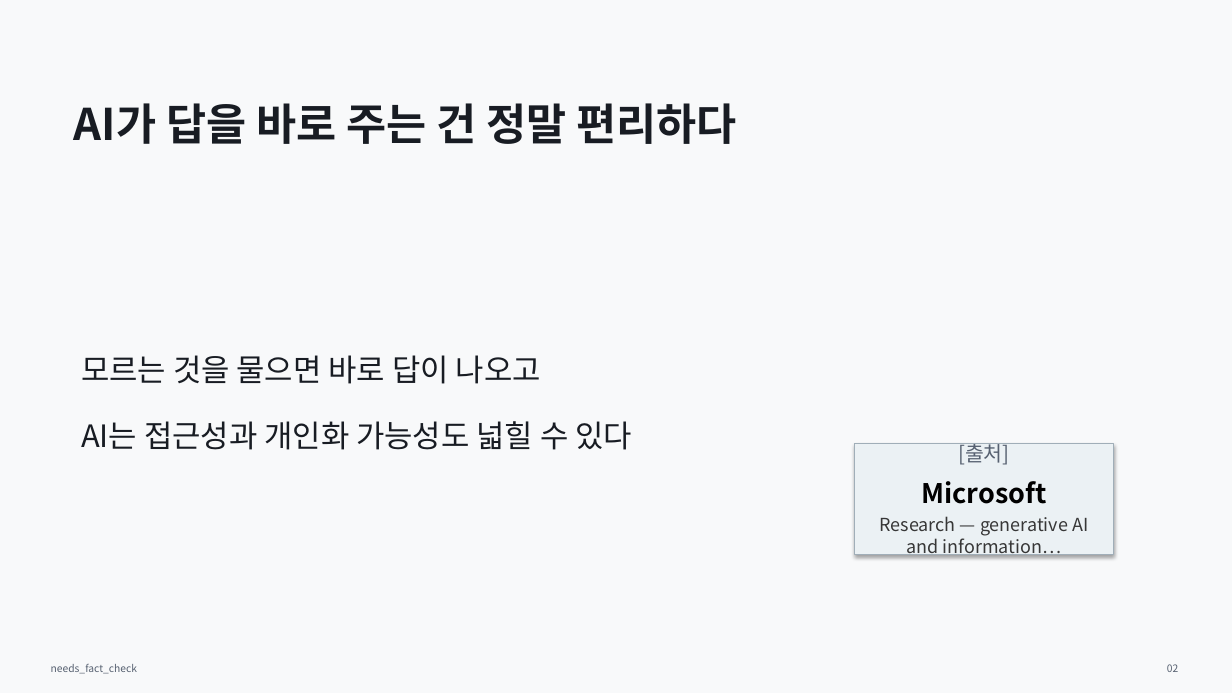
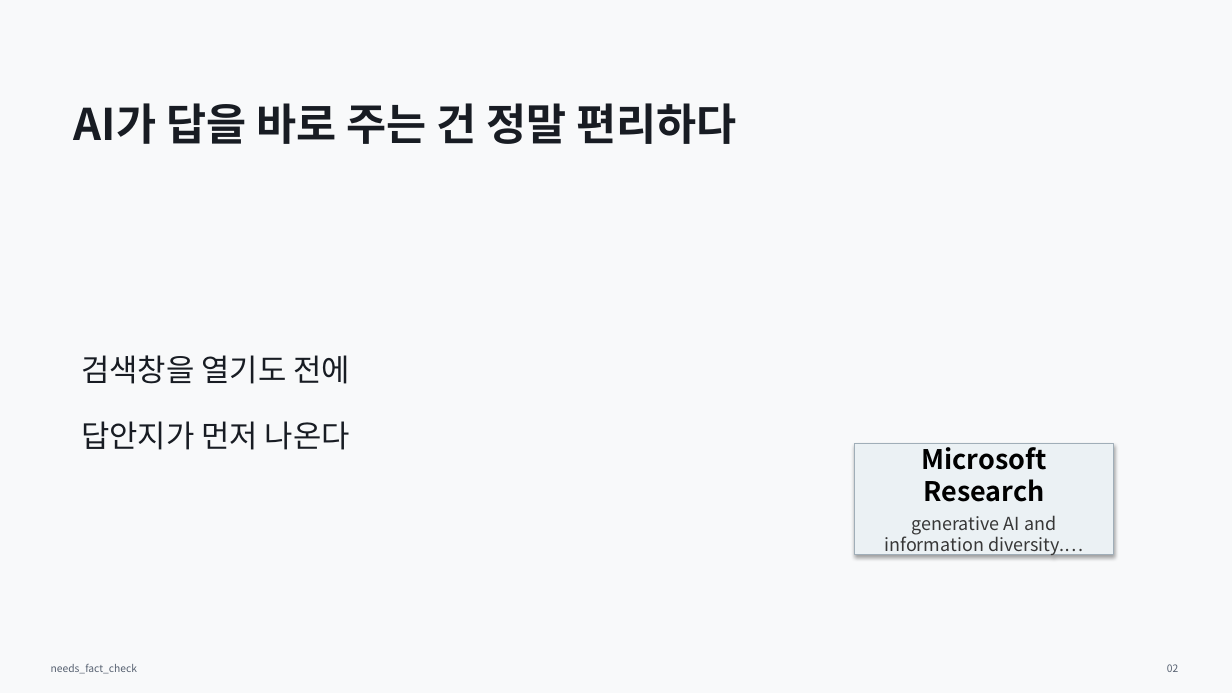
Before and after one commit to Rlearnchan/luddite, a slide deck: slide 2 of outputs/pptx/ai_knowledge_institution_draft.pptx. Drawn at 1232x693 pixels with LibreOffice and Linux fonts; fonts in the diff are those of the drawing. Boxes give left, top, right and bottom in pixels: in the first picture for what was removed or moved away, otherwise in the second. Text is boxed around its words. In the diff, an @@ line names an element or a change of style, - is before the commit and + after.

```diff
--- a/outputs/pptx/ai_knowledge_institution_draft.pptx
+++ b/outputs/pptx/ai_knowledge_institution_draft.pptx
@@ text at (81, 355, 350, 450): text changed @@
-모르는 것을 물으면 바로 답이 나오고
-AI는 접근성과 개인화 가능성도 넓힐 수 있다
+검색창을 열기도 전에
+답안지가 먼저 나온다
@@ text in rectangle at (885, 443, 1083, 557): text changed @@
-[출처]
-Microsoft
-Research — generative AI and information…
+Microsoft Research
+generative AI and information diversity.…
```
Also in this commit, not shown: 15 other slides changed, 8 other files.
